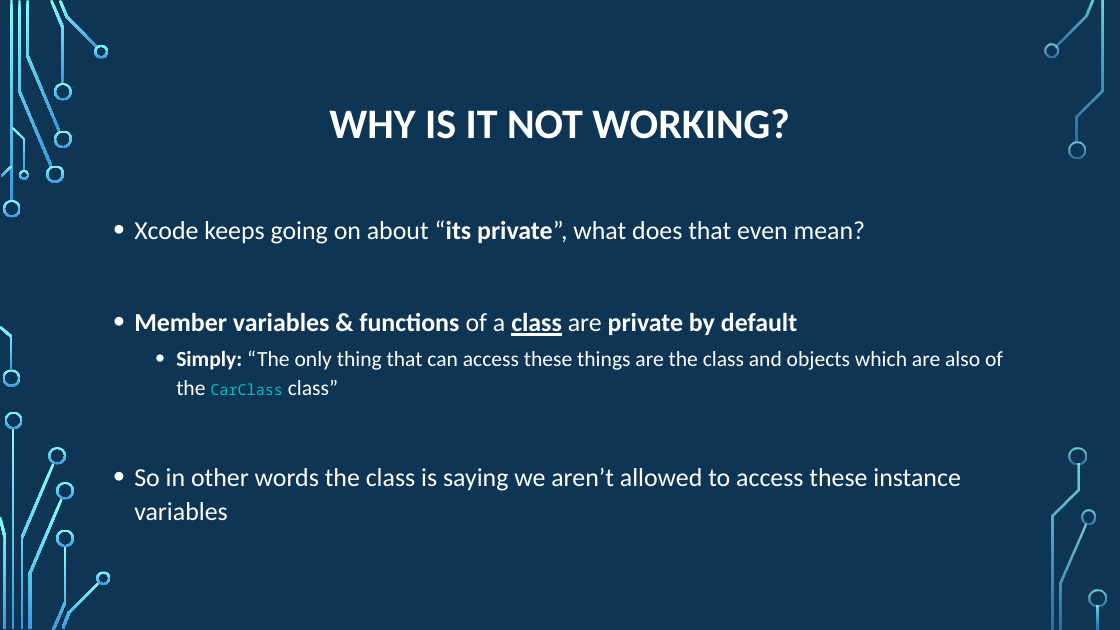
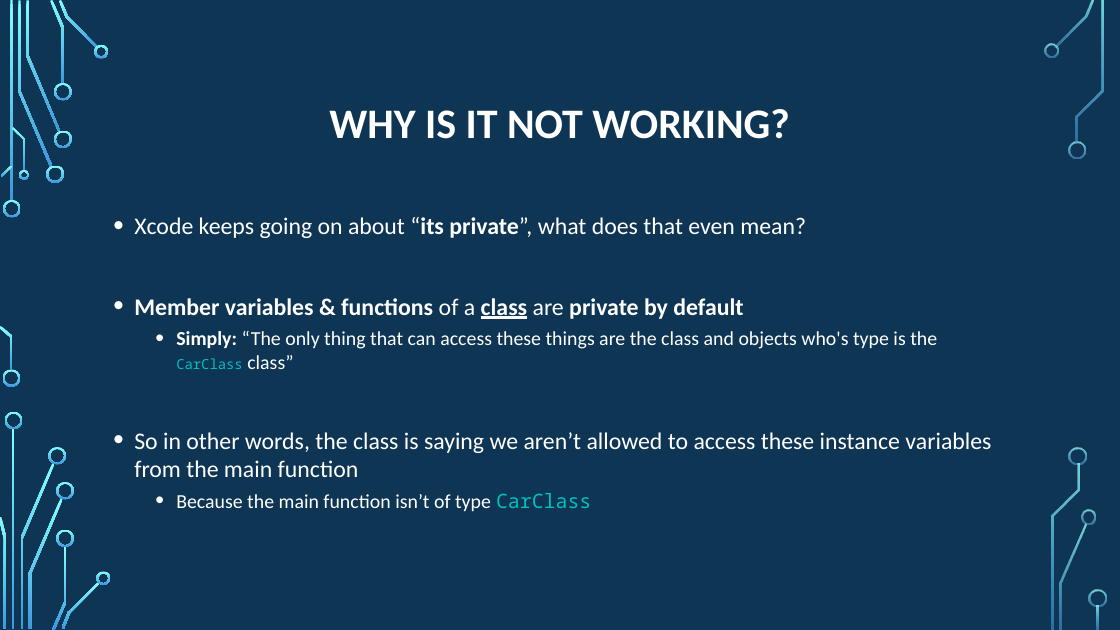
Before and after one commit to psypdt/Advanced_Summer_Course, a slide deck: slide 20 of Day4/Day_4.pptx. Drawn at 1120x630 pixels with LibreOffice and Linux fonts; fonts in the diff are those of the drawing; background and template pictures are left out. Boxes give left, top, right and bottom in pixels: in the first picture for what was removed or moved away, otherwise in the second. Text is boxed around its words. In the diff, an @@ line names an element or a change of style, - is before the commit and + after.

Commit message:
Finish Day4

```diff
--- a/Day4/Day_4.pptx
+++ b/Day4/Day_4.pptx
@@ text at (134, 217, 806, 319): size 22.2 to 20.4 pt in "Xcode keeps going on about “its private”, ...", "Member variables & functions of a class ..."; line spacing 1.1 to 1 @@
@@ text at (134, 331, 991, 512): text changed; size 18.5 to 17 pt @@
-  • Simply: “The only thing that can access these things are the class and objects which are also of the CarClass class”
-• So in other words the class is saying we aren’t allowed to access these instance variables
+  • Simply: “The only thing that can access these things are the class and objects who's type is the CarClass class”
+• So in other words, the class is saying we aren’t allowed to access these instance variables from the main function
+  • Because the main function isn’t of type CarClass
```
Also in this commit, not shown: 18 other slides changed, 7 slides added.
